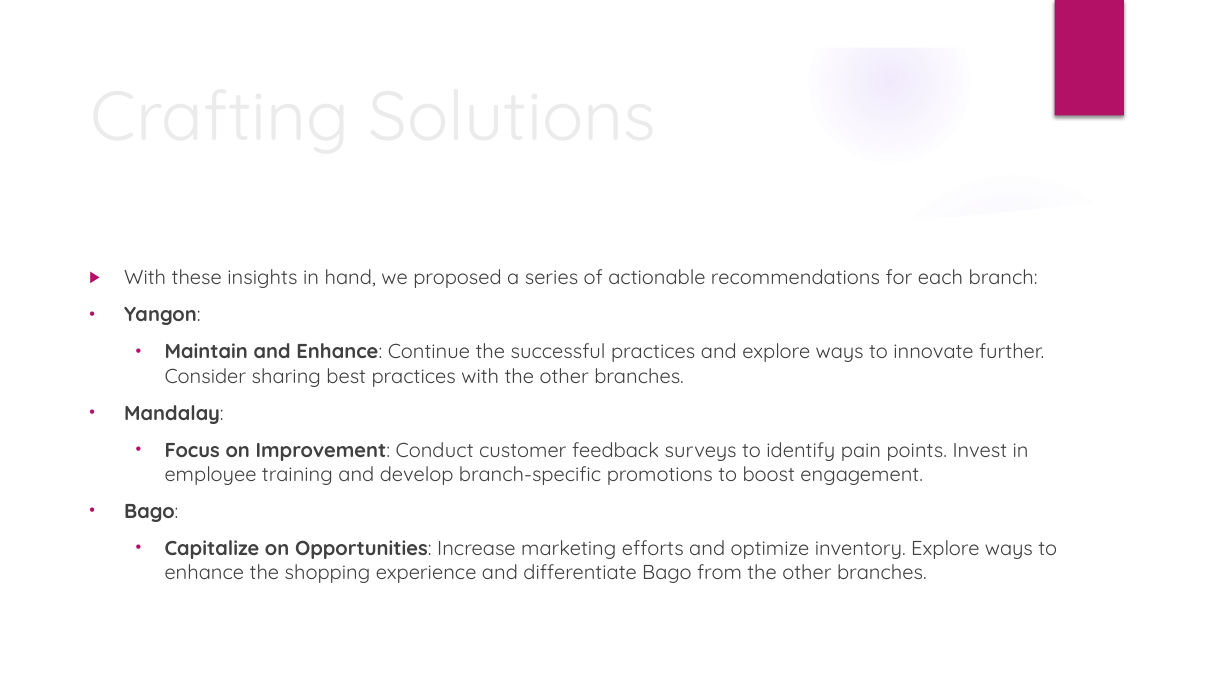
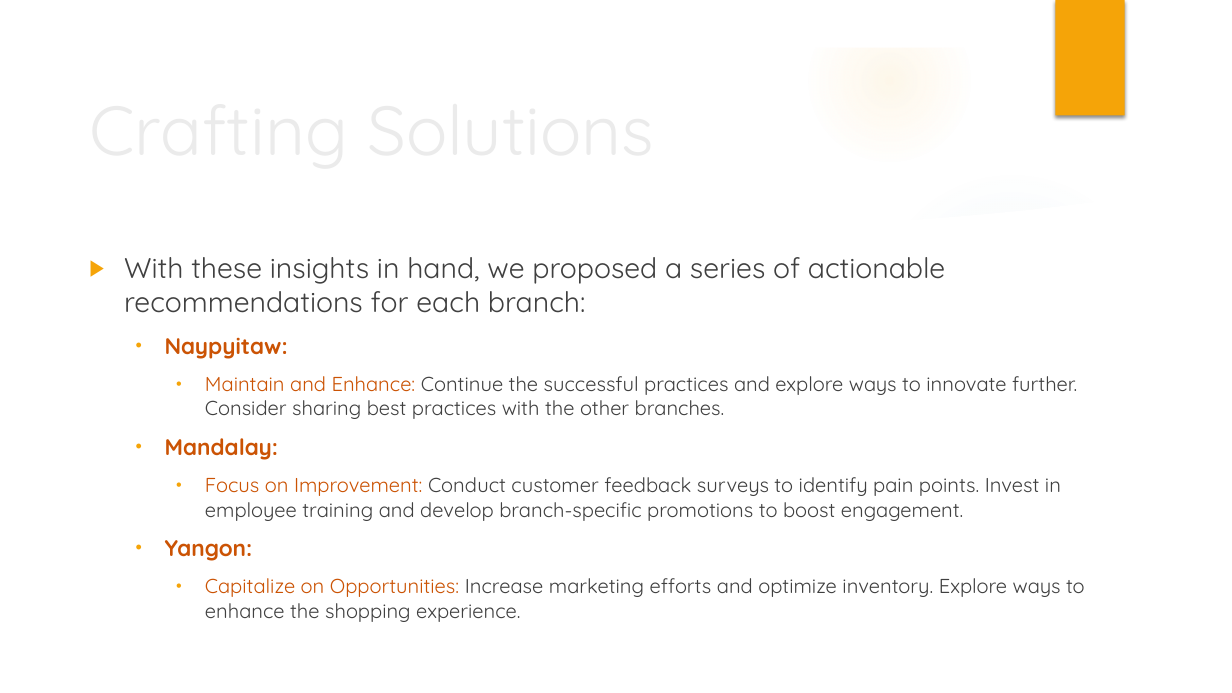
Before and after one commit to OmarderbalaAQ/NTI-CAPSTONE-D.A, a slide deck: slide 7 of The Journey of analysis.pptx (slide 6 before the commit). Drawn at 1232x693 pixels with LibreOffice and Linux fonts; fonts in the diff are those of the drawing; background and template pictures are left out. Boxes give left, top, right and bottom in pixels: in the first picture for what was removed or moved away, otherwise in the second. Text is boxed around its words. In the diff, an @@ line names an element or a change of style, - is before the commit and + after.

```diff
--- a/The Journey of analysis.pptx
+++ b/The Journey of analysis.pptx
@@ ellipse at bbox=[809, 0, 970, 162]: fill gradient #9B6BF2 to gradient #FAC96A @@
@@ rectangle at bbox=[1055, 0, 1125, 116]: fill #B31166 to #F5A408 @@
@@ title "Crafting Solutions": place and size @@
-title "Crafting Solutions" at bbox=[81, 39, 1015, 159]
+title "Crafting Solutions" at bbox=[80, 54, 1014, 174]
@@ fill gradient #9B6BF2 to gradient #8EBBD2 in 3 elements at bbox=[0, 293, 238, 531], bbox=[870, 593, 970, 693], bbox=[870, 169, 1154, 454] @@
@@ text at bbox=[124, 257, 1077, 521]: size 15.7 to 22.2 pt in "With these insights in hand, we proposed ..."; text colour #404040 to #CB5304 in "Maintain and Enhance:", "Mandalay:", "Focus on Improvement:"; bold off in "Maintain and Enhance:", "Focus on Improvement:"; size 15.7 to 17.6 pt, bold on in "Mandalay:"; bullet colour #B31166 to #F5A408; list level 2 to 3 in "Maintain and Enhance: Continue the ..."; list level 1 to 2 in "Mandalay:"; list level 2 to 3 in "Focus on Improvement: Conduct customer ..." @@
@@ ellipse at bbox=[0, 270, 423, 693]: fill gradient #9B6BF2 to gradient #FAC96A @@
@@ text at bbox=[165, 337, 288, 359]: text changed; size 15.7 to 17.6 pt; text colour #404040 to #CB5304 @@
-• Yangon:
+  • Naypyitaw:
@@ text at bbox=[165, 540, 1085, 622]: text changed @@
-• Bago:
-  • Capitalize on Opportunities: Increase marketing efforts and optimize inventory. Explore ways to enhance the shopping experience and differentiate Bago from the other branches.
+  • Yangon:
+    • Capitalize on Opportunities: Increase marketing efforts and optimize inventory. Explore ways to enhance the shopping experience.
@@ ellipse added at bbox=[870, 592, 970, 692], fill gradient #FAC96A @@
```
Also in this commit, not shown: 5 other slides changed, 3 slides added, 3 slides removed, 3 other files.
